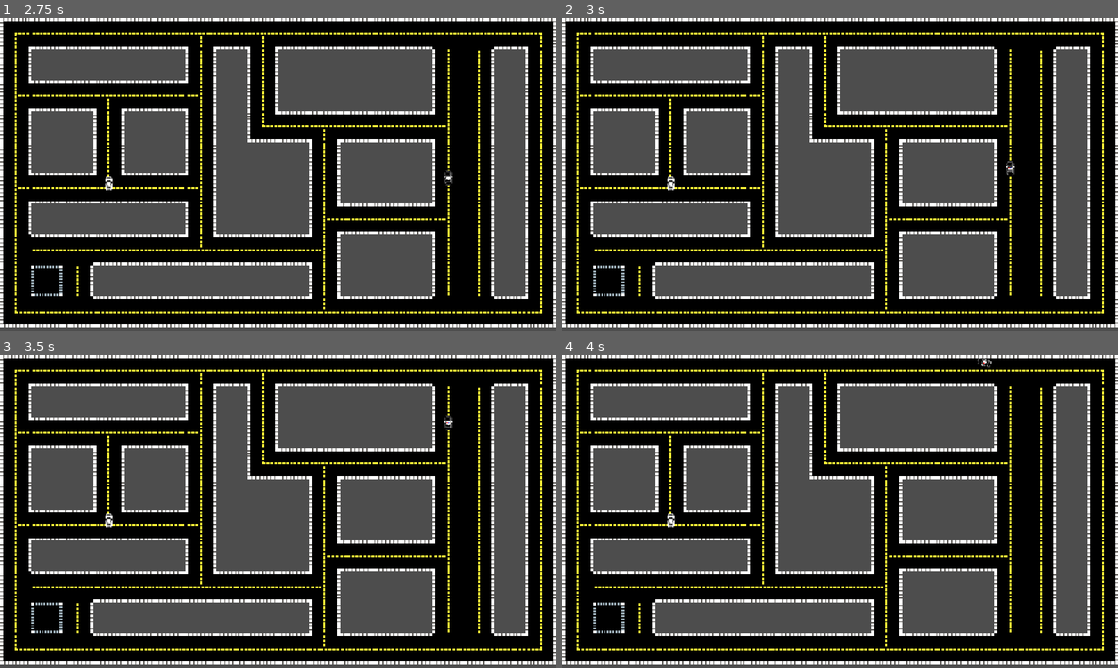
Above: before the commit, frames 1-4 (two rows, left to right).
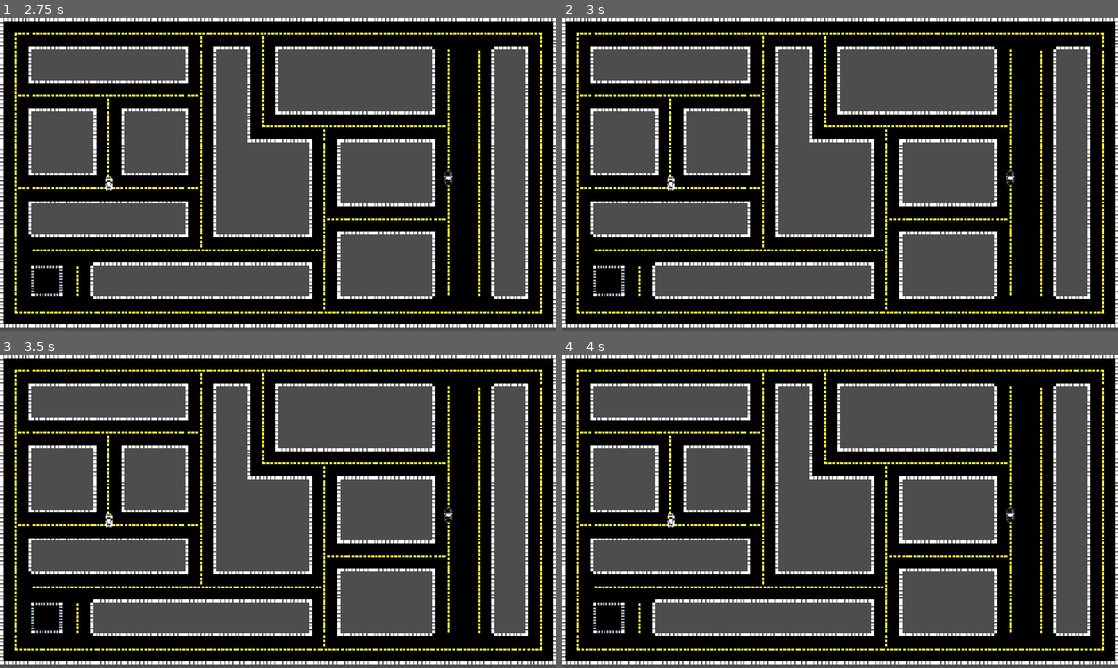
Above: after the commit, the same moments.

Repository: theCYBRIX/.devHacks-2026
Game: Godot game, scene res://test.tscn
Two runs of this game, one before a commit and one after it. Both use one fixed random seed, a clock stepped at 60 frames per second and the inputs below. This scene is started directly instead of the project's main scene. Sound files missing from this copy of the repository are replaced by a short silence.
Inputs:
- Up to frame 1 (2.75 s): tap Enter at 0.5, 2 s; hold Right (ui_right) 0.53-1.28 s; tap Space (handbrake) at 1.25 s; hold Space (handbrake) 1.28-2.03 s; hold Right (ui_right) from 2.03 s (still down)
- Up to frame 2 (3 s): tap Space (handbrake) at 2.75 s; release Right (ui_right) at 2.78 s; hold Up (ui_up) from 2.78 s (still down)
- Up to frame 3 (3.5 s): keep holding Up (ui_up)
- Up to frame 4 (4 s): tap Enter at 3.5 s; release Up (ui_up) at 3.53 s; hold Left (ui_left) from 3.53 s (still down)

Frame 1 is identical in both runs. In frame 2, less than 0.1% of the frame differs, in the area x 79-82%, y 45-54%; in frame 3, 0.1%, in the area x 79-82%, y 19-54%; in frame 4, less than 0.1%.

Commit message:
chore: tried to fix

Diff:
--- a/my-hood,-winnipeg/game/car.gd
+++ b/my-hood,-winnipeg/game/car.gd
@@ -63,10 +63,10 @@
 # Called every frame. 'delta' is the elapsed time since the previous frame.
 func _process(delta: float) -> void:
 
-	if enable_local_player and instance_id == 0:
-		acceleratior_input = Input.get_axis("ui_down", "ui_up")
-		steering_input = Input.get_axis("ui_left", "ui_right")
-		handbrake_pressed = Input.is_action_pressed("handbrake")
+	#if enable_local_player and instance_id == 0:
+		#acceleratior_input = Input.get_axis("ui_down", "ui_up")
+		#steering_input = Input.get_axis("ui_left", "ui_right")
+		#handbrake_pressed = Input.is_action_pressed("handbrake")
 
 	var current_forwards := FORWARDS.rotated(rotation)
 
--- a/my-hood,-winnipeg/game/car_manager.gd
+++ b/my-hood,-winnipeg/game/car_manager.gd
@@ -31,13 +31,15 @@
 	var car : Car = _player_cars[alias]
 	if not car: return
 	var prev_acc_inpt = car.acceleratior_input
-	car.acceleratior_input = input.get("y", 0)
-	car.steering_input = input.get("x", 0)
-	car.handbrake_pressed == prev_acc_inpt > 0 and car.acceleratior_input < 0
+	car.acceleratior_input = clampf(input.get("y", 0.0), -1, 1)
+	car.steering_input = clampf(input.get("x", 0.0), -1, 1)
+	car.handbrake_pressed = (prev_acc_inpt > 0 and car.acceleratior_input < 0)
 
 
 func _on_player_connected(alias : String, _id : int) -> void:
 	var car : Car = CAR.instantiate()
+	car.set_physics_process(false)
+	car.set_process(false)
 	car.player_alias = alias
 	car.player_color = PlayerManager.get_player_color(alias)
 	var player_number = PlayerManager.get_player_number(alias)
@@ -50,6 +52,12 @@
 
 	car.position = spawn.position
 	car.rotation = spawn.rotation
+	car.velocity = Vector2.ZERO
+	#car.set_process(false)
+	car.set_physics_process(true)
+	car.set_process(true)
+
+	print(alias + ": " + str(_id) + " -> spawned")
 
 
 func _on_player_disconnected(alias : String, _id : int) -> void:
--- a/my-hood,-winnipeg/globals/player_manager.gd
+++ b/my-hood,-winnipeg/globals/player_manager.gd
@@ -38,7 +38,7 @@
 func get_player_color(alias : String) -> Color:
 	return _player_colors.get(alias)
 
-func get_player_number(alias : String) -> Marker2D:
+func get_player_number(alias : String) -> int:
 	return _player_numbers.get(alias)
 
 
@@ -48,12 +48,13 @@
 
 func _on_peer_message(id : int, message : String) -> void:
 	var inputs = JSON.parse_string(message)
+	print("message received: " +  message)
 	if not inputs:
 		print("ERROR: Failed to parse packet from peer %d:\n\t%s" % [id, message])
 		return
-	var alias = _player_aliases[id]
+	var alias = _player_aliases.get(id)
 	if alias:
-		player_input.emit(alias, inputs)
+		player_input.emit(alias, inputs.get("joystickData", {}))
 	elif inputs.has("name"):
 		_handle_alias_request(id, inputs)
 
Not shown, changed: web-client/package-lock.json
Not shown, changed: web-client/package.json
Not shown, changed: web-client/src/app/page.js
